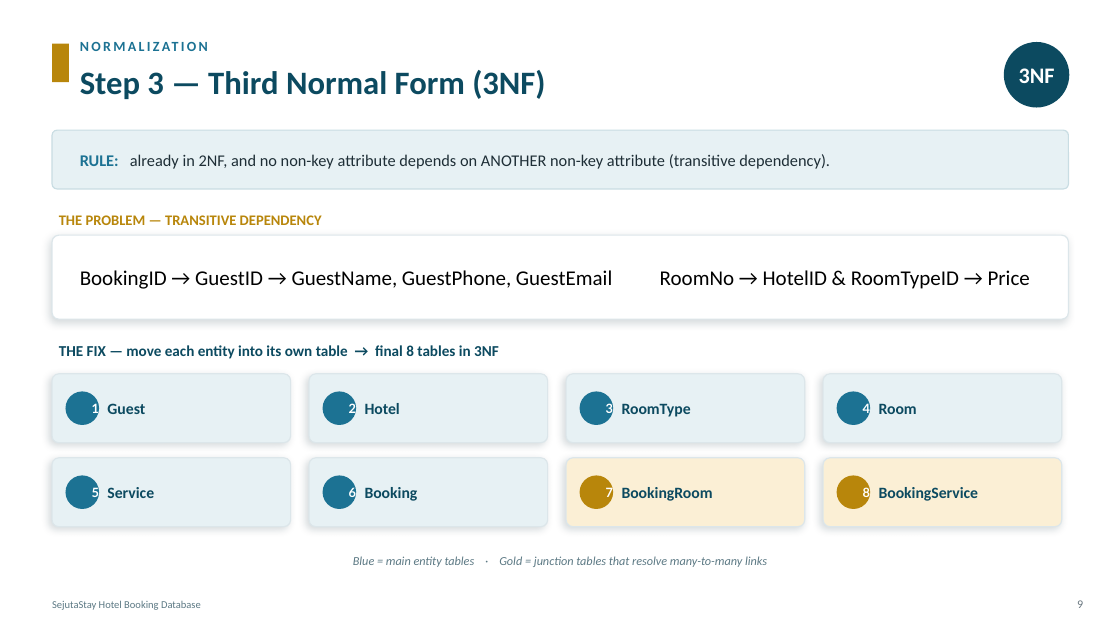
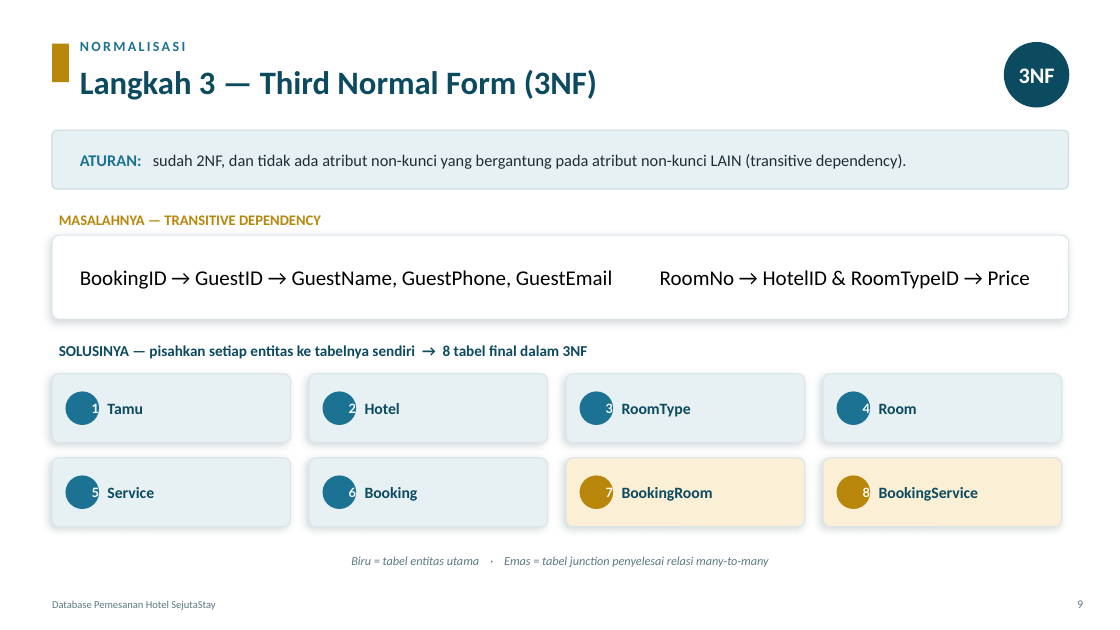
Before and after one commit to steffenkwik/Database-Project, a slide deck: slide 9 of Submission/(sub) SejutaStay_Presentation.pptx. Drawn at 1120x630 pixels with LibreOffice and Linux fonts; fonts in the diff are those of the drawing. Boxes give left, top, right and bottom in pixels: in the first picture for what was removed or moved away, otherwise in the second. Text is boxed around its words. In the diff, an @@ line names an element or a change of style, - is before the commit and + after.

```diff
--- a/Submission/(sub) SejutaStay_Presentation.pptx
+++ b/Submission/(sub) SejutaStay_Presentation.pptx
@@ text at [80,42,185,51]: text changed @@
-NORMALIZATION
+NORMALISASI
@@ text at [80,70,597,100]: text changed @@
-Step 3 — Third Normal Form (3NF)
+Langkah 3 — Third Normal Form (3NF)
@@ text at [80,154,907,169]: text changed @@
-RULE: already in 2NF, and no non-key attribute depends on ANOTHER non-key attribute (transitive dependency).
+ATURAN: sudah 2NF, dan tidak ada atribut non-kunci yang bergantung pada atribut non-kunci LAIN (transitive dependency).
@@ text at [59,215,321,225]: text changed @@
-THE PROBLEM — TRANSITIVE DEPENDENCY
+MASALAHNYA — TRANSITIVE DEPENDENCY
@@ text at [59,345,588,359]: text changed @@
-THE FIX — move each entity into its own table → final 8 tables in 3NF
+SOLUSINYA — pisahkan setiap entitas ke tabelnya sendiri → 8 tabel final dalam 3NF
@@ text at [107,403,142,414]: text changed @@
-Guest
+Tamu
@@ text at [351,556,768,567]: text changed @@
-Blue = main entity tables · Gold = junction tables that resolve many-to-many links
+Biru = tabel entitas utama · Emas = tabel junction penyelesai relasi many-to-many
@@ text at [52,601,215,610]: text changed @@
-SejutaStay Hotel Booking Database
+Database Pemesanan Hotel SejutaStay
```
Also in this commit, not shown: 14 other slides changed, 2 other files.
